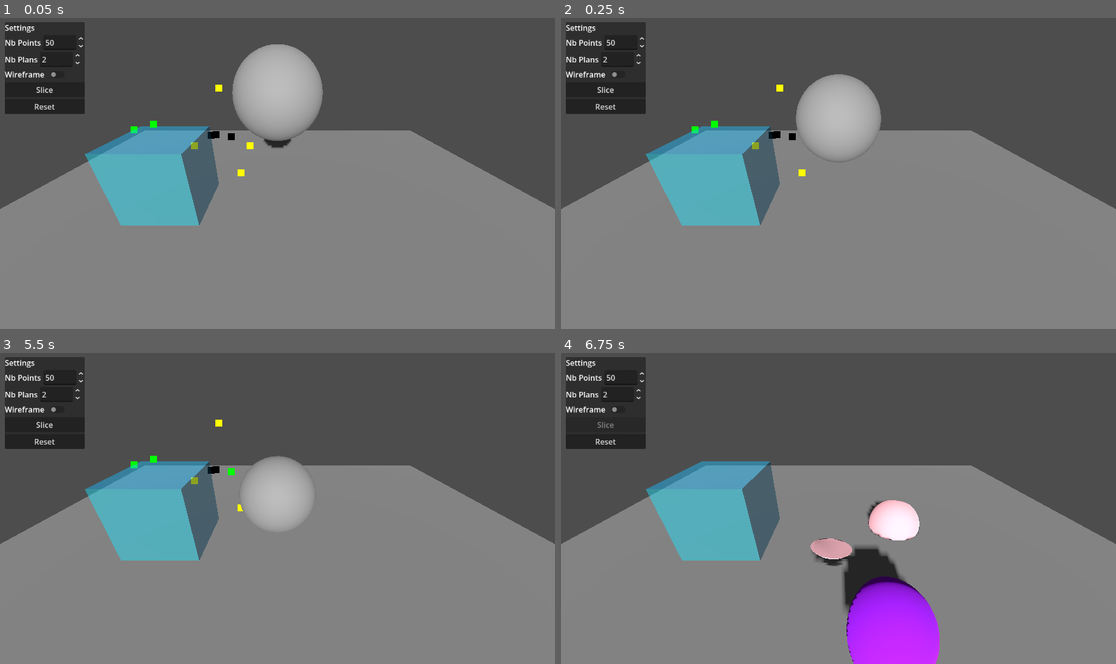
Above: before the commit, frames 1-4 (two rows, left to right).
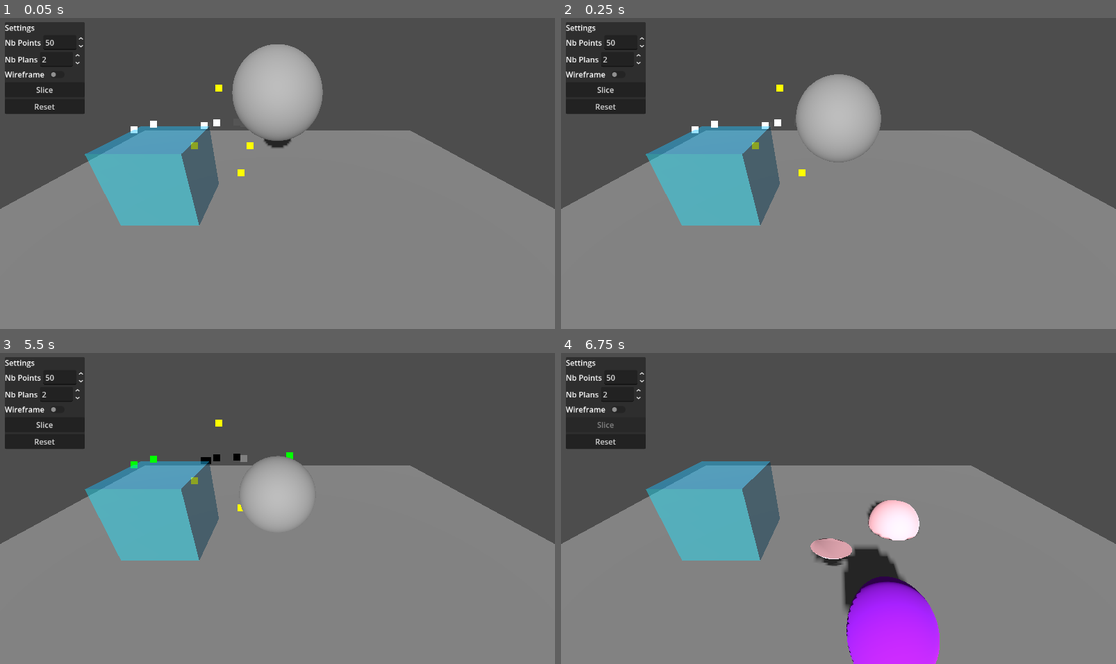
Above: after the commit, the same moments.

Repository: Rashnain/TER-2026
Game: Godot game, scene res://scenes/test.tscn
Same seed, same stepped clock (60 frames per second), same inputs: the game is played once before the commit and once after it.
Inputs (mouse positions are in pixels of both pictures, inside the frame that each line leads up to):
- Up to frame 1 (0.05 s): no input
- Up to frame 2 (0.25 s): no input
- Up to frame 3 (5.5 s): click (55, 408) at 0.5 s; click "Slice" at 1.25 s; click (55, 408) at 2 s; click (55, 408) at 2.75 s; click "Reset" at 5 s
- Up to frame 4 (6.75 s): click "Slice" at 5.75 s

The runs differ from the first frame. In frame 1, 0.2% of the frame differs, in the area x 23-43%, y 32-40%; in frame 2, 0.2%; in frame 3, 0.2%, in the area x 36-53%, y 31-40%; in frame 4, nothing differs.

Commit message:
slicer: output outsides

Diff:
--- a/projet/ter/scripts/clip_polygon.gd
+++ b/projet/ter/scripts/clip_polygon.gd
@@ -62,17 +62,14 @@
 	return output
 
 
-static func clip_polygon_3d(triangle: PackedVector3Array, clipping_points: PackedVector3Array, clipping_indices: Array[int]) -> Array[PackedVector3Array]:
-	var results : Array[PackedVector3Array] = [] # [inside, outside]
+static func clip_polygon_3d(triangle: PackedVector3Array, clipping_points: PackedVector3Array, clipping_indices: Array[int]) -> Array:
+	var results : Array = [[], []] # [inside, [outsides...]]
 
 	var triangle_count := clipping_indices.size() / 3;
 
 	var input := triangle.duplicate()
-	var output := triangle.duplicate()
-	output.clear()
-
-	#results.append(input)
-	#results.append(output)
+	var output: PackedVector3Array = []
+	var outside: PackedVector3Array = []
 
 	for i in triangle_count:
 		var a := clipping_indices[i * 3]
@@ -98,6 +95,7 @@
 					var intersection_point := ray_plane_intersection(clipping_points[a], normal, current_point, prev_point)
 					print(intersection_point)
 					output.append(intersection_point)
+					outside.append(intersection_point)
 				output.append(current_point)
 			else:
 				print("%d: %f %f %f is outside" % [y, current_point.x, current_point.y, current_point.z])
@@ -106,10 +104,16 @@
 					var intersection_point := ray_plane_intersection(clipping_points[a], normal, prev_point, current_point)
 					print(intersection_point)
 					output.append(intersection_point)
+					outside.append(intersection_point)
+				outside.append(current_point)
 
 		input = output.duplicate()
 		output.clear()
 
-	results.append(input)
+		if len(outside) > 0:
+			results[1].append(outside.duplicate())
+		outside.clear()
+
+	results[0] = input
 
 	return results
--- a/projet/ter/scripts/slicer.gd
+++ b/projet/ter/scripts/slicer.gd
@@ -248,13 +248,19 @@
 	#var res := ClipPolygon.clip_polygon_2d(polygon_square, clip_square)
 	#show_points_2d(res, Color.BLACK)
 
-	var triangle := [Vector3(0.75, 0.25, 0.75), Vector3(0, 0.67, 0), Vector3(0.33, 0.5, -0.5)]
+	var triangle := [Vector3(1.75, 0.25, 1.75), Vector3(0, 0.67, 0), Vector3(0.33, 0.5, -0.5)]
 	var clip_tetrahedron := [Vector3(1, 0, 0), Vector3(0, 0, 1), Vector3(1, 0, 1), Vector3(0.67, 1, 0.67)]
 	var clip_indices : Array[int] = [0, 3, 1, 1, 3, 2, 2, 3, 0, 0, 1, 2]
 	show_points_3d(triangle, Color.GREEN)
 	show_points_3d(clip_tetrahedron, Color.YELLOW)
 	var res := ClipPolygon.clip_polygon_3d(triangle, clip_tetrahedron, clip_indices)
 	show_points_3d(res[0], Color.BLACK)
+	print(len(res[1]))
+	print(res[1])
+	#show_points_3d(res[1][0], Color.WHITE)
+	for i in range(len(res[1])):
+		show_points_3d(res[1][i], Color.WHITE / (i+1))
+	print(res[1])
 
 func _on_slice_button_pressed():
 	clean_pieces()
